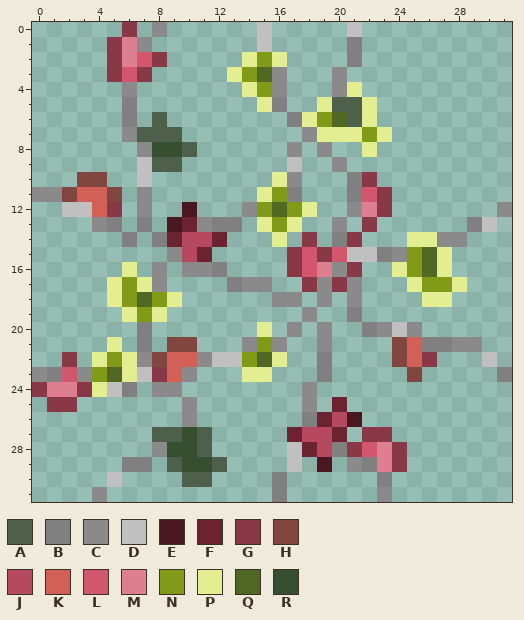
Two states of a pixel-art sprite, gfx/UltimateCataclysm/pngs_incomplete_32x32/furniture/by_Paprika/f_fungal_mass.png. The first picture shows the starting point.
The file is 32x32 pixels.
Palette (. is transparent): A #4e5f4b  B #808080  C #8a8a8a  D #c0c0c0  E #4a1620  F #6b2331  G #893847  H #824641  J #b6495f  K #d26056  L #d2566d  M #dd7f90  N #819a18  P #e2ee91  Q #516825  R #364f31
Pixels before, first column x 0:
 0 ......G.C......D.....D..........
 1 .....GMC.......D.....B..........
 2 .....GMLG.....PNP....B..........
 3 .....GLG.....PNQC...C...........
 4 ......C.......PNC...CP..........
 5 ......B........PB..PAAP.........
 6 ......B.A........BPNQAP.........
 7 ......CAAA........CPPPNP........
 8 .......CRRA......C.C..P.........
 9 .......DAA.......D..C...........
10 ...HH..D........PC...BG.........
11 CCHKKH.C.......PNB...BLG........
12 ..DDKG.C..E...CNQNP..CMG.......C
13 ....CB.B.EFCBB.PNP..C.G......BD.
14 ......B.BFJJF...P.G.BG...PPCC...
15 .........CJF.....GLGLDDBCNQP....
16 ......P.C.CCB....GLMCG..PNQP....
17 .....PNPC....BCC..GCGC...PNNP...
18 .....PNQNP......CC.C.C....PP....
19 ......PNP.........C..B..........
20 .......B.......P.C.C..BCDC......
21 .....P.B.HH...CNC..C....HKBBCC..
22 ..G.PNPCHKKCDDNQP..B....HKG...D.
23 CBLCNQPDGKC...PP...B.....H.....B
24 GMMGPDB.CC........C.............
25 .GG.......C.......C.F...........
26 ..........C.......BFJE..........
27 ........AARA.....FJJF.GG........
28 ........CRRA.....DFJBGLMG.......
29 ......BB.ARRA....D.E.CBMG.......
30 .....D....AA....B......B........
31 ....C...........B......C........
The result:
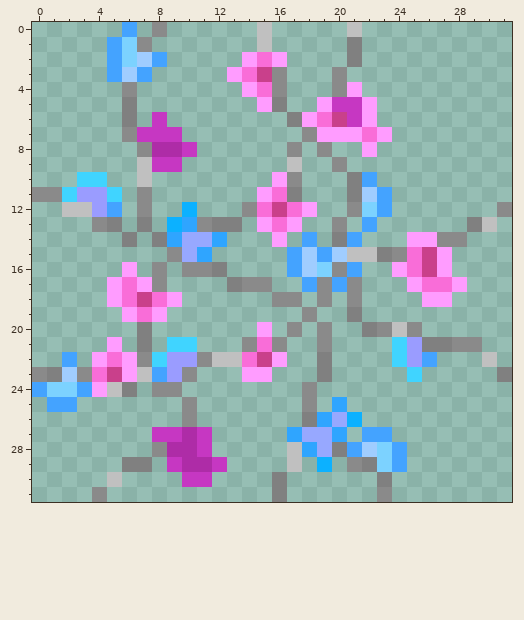
The exact change:
colour A: #4e5f4b -> #c637c2
colour E: #4a1620 -> #0cb1ff
colour F: #6b2331 -> #2fa5ff
colour G: #893847 -> #44a3ff
colour H: #824641 -> #40d4ff
colour J: #b6495f -> #97a8ff
colour K: #d26056 -> #9a9cff
colour L: #d2566d -> #a0cdff
colour M: #dd7f90 -> #7cd2ff
colour N: #819a18 -> #f96dd8
colour P: #e2ee91 -> #ff9cff
colour Q: #516825 -> #c9408b
colour R: #364f31 -> #ae2ca7
Boxes around the changes in both pictures, in picture pixels (x1, y1, x2, y2):
changed: (32, 22, 467, 487)
